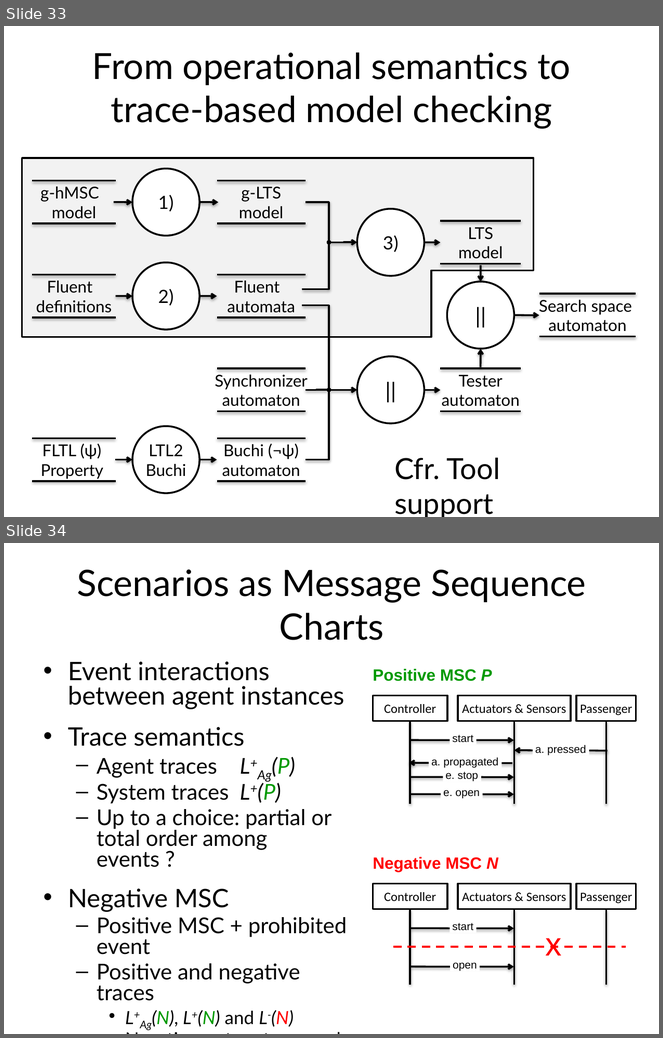
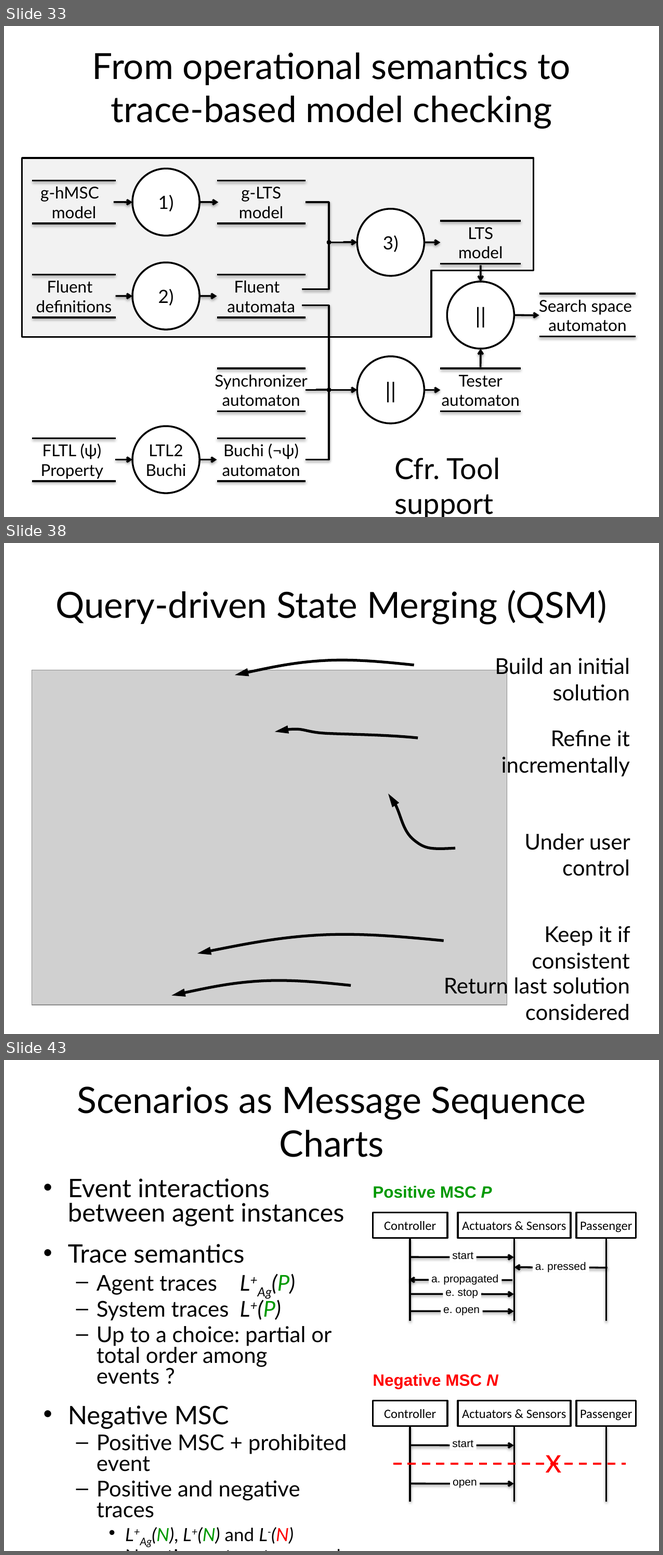
Before and after one commit to blambeau/phd, a slide deck: private-defense/slides.pptx. Shown one above the other, each under a label of ours: slides 33 and 34 before the commit, slides 33, 38 and 43 after it; the slides between them are not shown. The pictures are 663x1038 and 663x1555 pixels, drawn with LibreOffice and Linux fonts; fonts in the diff are those of the drawing; grey boxes stand for pictures. Boxes give left, top, right and bottom in pixels: in the first picture for what was removed or moved away, otherwise in the second. Text is boxed around its words. In the diff, an @@ line names an element or a change of style, - is before the commit and + after.

```diff
--- a/private-defense/slides.pptx
+++ b/private-defense/slides.pptx
@@ slide 38 added at (x1=4, y1=543, x2=659, y2=1034), background #FFFFFF @@
@@ title added at (x1=55, y1=590, x2=608, y2=625), 39.6 pt, text #000000 @@
+Query-driven State Merging (QSM)
@@ freeform shape added at (x1=235, y1=659, x2=414, y2=676), outline #000000 3 pt @@
@@ text added at (x1=495, y1=658, x2=630, y2=701), 24 pt, text #000000 @@
+Build an initial solution
@@ picture added at (x1=32, y1=670, x2=506, y2=1006) @@
@@ freeform shape added at (x1=274, y1=726, x2=417, y2=738), outline #000000 3 pt @@
@@ text added at (x1=502, y1=730, x2=630, y2=777), 24 pt, text #000000 @@
+Refine it incrementally
@@ freeform shape added at (x1=389, y1=794, x2=455, y2=850), outline #000000 3 pt @@
@@ text added at (x1=525, y1=834, x2=631, y2=876), 24 pt, text #000000 @@
+Under user control
@@ text added at (x1=532, y1=926, x2=631, y2=969), 24 pt, text #000000 @@
+Keep it if consistent
@@ freeform shape added at (x1=197, y1=933, x2=443, y2=953), outline #000000 3 pt @@
@@ freeform shape added at (x1=172, y1=979, x2=351, y2=996), outline #000000 3 pt @@
@@ text added at (x1=444, y1=975, x2=630, y2=1021), 24 pt, text #000000 @@
+Return last solution considered
@@ what was slide 34 is now slide 43 @@
```
Also in this commit, not shown: 4 slides changed, 8 other slides added, 34 slides removed.
